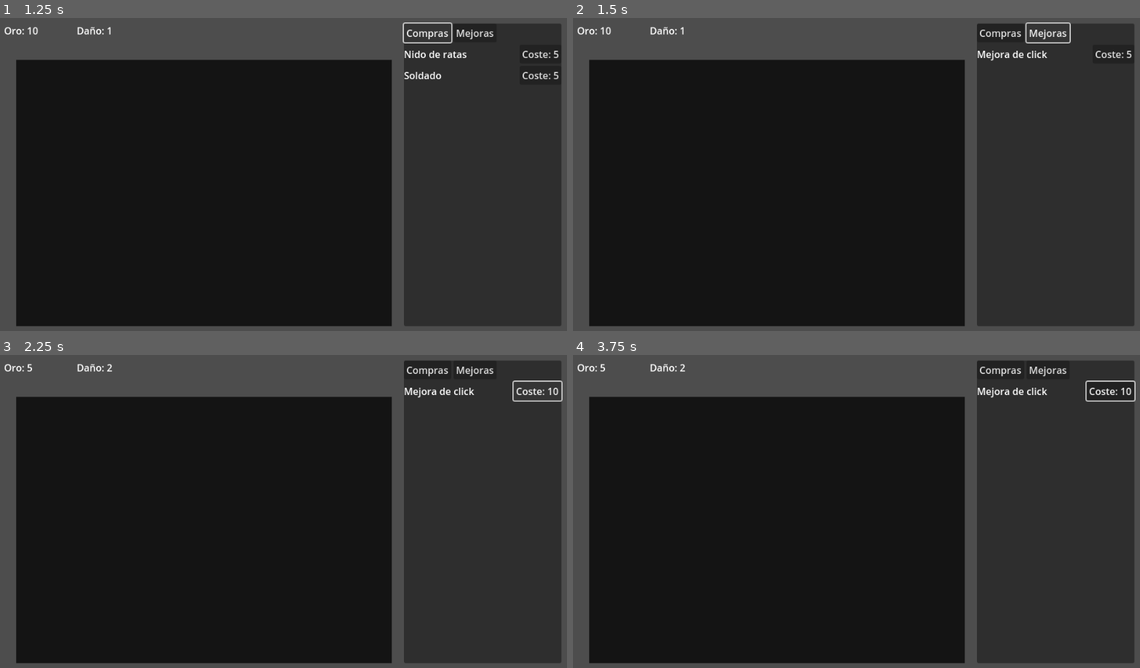
Above: before the commit, frames 1-4 (two rows, left to right).
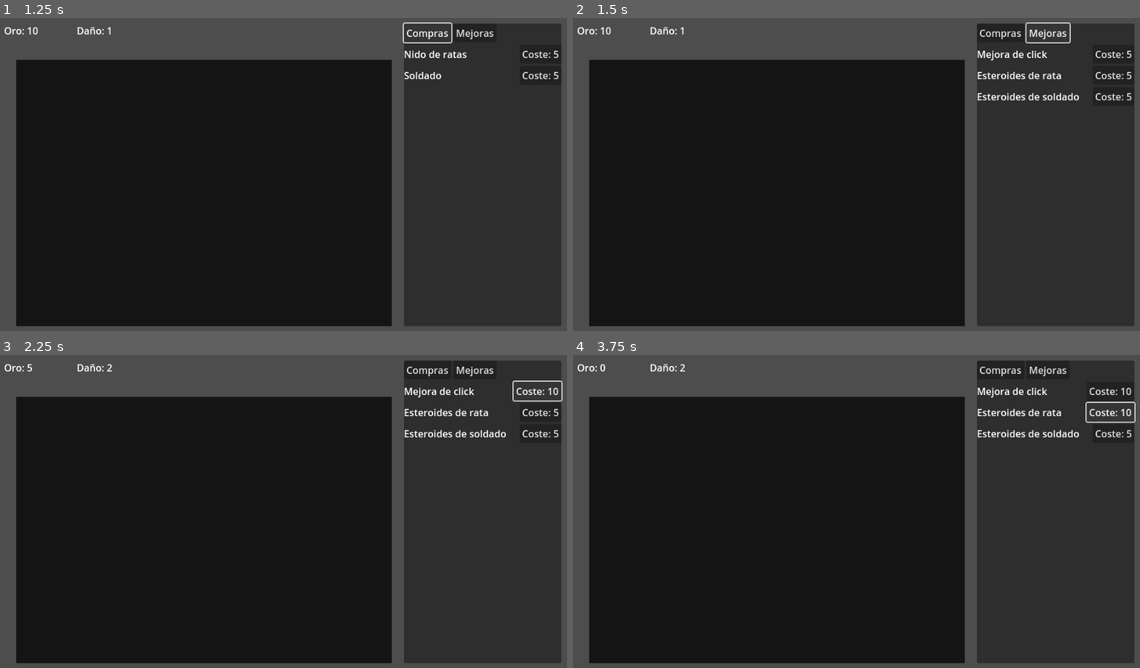
Above: after the commit, the same moments.

Repository: sbg93/Prueba
Game: Godot game, scene res://scenes/Main.tscn
Two runs of this game, one before a commit and one after it. Both use one fixed random seed, a clock stepped at 60 frames per second and the inputs below.
Inputs (mouse positions are in pixels of both pictures, inside the frame that each line leads up to):
- Up to frame 1 (1.25 s): click "Compras" at 0.5 s
- Up to frame 2 (1.5 s): click "Mejoras" at 1.25 s
- Up to frame 3 (2.25 s): click "Coste: 5" at 2 s
- Up to frame 4 (3.75 s): click "Coste: 10" at 2.75 s; click (1111, 411) at 3.5 s, where only the run after the commit has a clickable "Coste: 5"

Frame 1 is identical in both runs. In frame 2, 0.6% of the frame differs, in the area x 71-99%, y 17-27%; in frame 3, 0.6%; in frame 4, 0.9%, in the area x 4-100%, y 2-27%.

Commit message:
Add steroids upgrades for rats and soldiers

Diff:
--- a/scenes/Main.tscn
+++ b/scenes/Main.tscn
@@ -115,3 +115,27 @@
 [node name="ClickUpgradeButton" type="Button" parent="HUD/UIRoot/Sidebar/SidebarContent/UpgradesList/ClickUpgradeRow"]
 layout_mode = 2
 text = "5"
+
+[node name="RatSteroidsRow" type="HBoxContainer" parent="HUD/UIRoot/Sidebar/SidebarContent/UpgradesList"]
+layout_mode = 2
+
+[node name="RatSteroidsLabel" type="Label" parent="HUD/UIRoot/Sidebar/SidebarContent/UpgradesList/RatSteroidsRow"]
+layout_mode = 2
+size_flags_horizontal = 3
+text = "Esteroides de rata"
+
+[node name="RatSteroidsButton" type="Button" parent="HUD/UIRoot/Sidebar/SidebarContent/UpgradesList/RatSteroidsRow"]
+layout_mode = 2
+text = "5"
+
+[node name="SoldierSteroidsRow" type="HBoxContainer" parent="HUD/UIRoot/Sidebar/SidebarContent/UpgradesList"]
+layout_mode = 2
+
+[node name="SoldierSteroidsLabel" type="Label" parent="HUD/UIRoot/Sidebar/SidebarContent/UpgradesList/SoldierSteroidsRow"]
+layout_mode = 2
+size_flags_horizontal = 3
+text = "Esteroides de soldado"
+
+[node name="SoldierSteroidsButton" type="Button" parent="HUD/UIRoot/Sidebar/SidebarContent/UpgradesList/SoldierSteroidsRow"]
+layout_mode = 2
+text = "5"
--- a/scripts/Game.gd
+++ b/scripts/Game.gd
@@ -3,12 +3,17 @@
 const BASE_NEST_COST := 5
 const BASE_SOLDIER_COST := 5
 const BASE_CLICK_UPGRADE_COST := 5
+const BASE_RAT_STEROIDS_COST := 5
+const BASE_SOLDIER_STEROIDS_COST := 5
 
 const NEST_COST_MULTIPLIER := 2
 const SOLDIER_COST_MULTIPLIER := 2
 const CLICK_UPGRADE_MULTIPLIER := 2
-
-const RAT_GOLD_VALUE := 1
+const RAT_STEROIDS_MULTIPLIER := 2
+const SOLDIER_STEROIDS_MULTIPLIER := 2
+
+const BASE_RAT_GOLD_VALUE := 1
+const BASE_SOLDIER_DAMAGE := 1
 
 @export var playfield_rect := Rect2(Vector2(40, 80), Vector2(620, 440))
 
@@ -23,12 +28,18 @@
 @onready var rat_nest_button: Button = $HUD/UIRoot/Sidebar/SidebarContent/PurchasesList/RatNestRow/RatNestBuyButton
 @onready var soldier_button: Button = $HUD/UIRoot/Sidebar/SidebarContent/PurchasesList/SoldierRow/SoldierBuyButton
 @onready var click_upgrade_button: Button = $HUD/UIRoot/Sidebar/SidebarContent/UpgradesList/ClickUpgradeRow/ClickUpgradeButton
+@onready var rat_steroids_button: Button = $HUD/UIRoot/Sidebar/SidebarContent/UpgradesList/RatSteroidsRow/RatSteroidsButton
+@onready var soldier_steroids_button: Button = $HUD/UIRoot/Sidebar/SidebarContent/UpgradesList/SoldierSteroidsRow/SoldierSteroidsButton
 
 var gold := 10
 var click_damage := 1
 var nest_count := 0
 var soldier_count := 0
 var click_upgrade_count := 0
+var rat_steroids_count := 0
+var soldier_steroids_count := 0
+var rat_gold_bonus := 0
+var soldier_damage_bonus := 0
 
 var pending_purchase := ""
 var pending_cost := 0
@@ -45,6 +56,8 @@
 	rat_nest_button.pressed.connect(_on_buy_rat_nest_pressed)
 	soldier_button.pressed.connect(_on_buy_soldier_pressed)
 	click_upgrade_button.pressed.connect(_on_buy_click_upgrade_pressed)
+	rat_steroids_button.pressed.connect(_on_buy_rat_steroids_pressed)
+	soldier_steroids_button.pressed.connect(_on_buy_soldier_steroids_pressed)
 	_update_ui()
 	_show_purchases()
 
@@ -102,7 +115,7 @@
 	return nearest
 
 func _on_rat_died() -> void:
-	gold += RAT_GOLD_VALUE
+	gold += BASE_RAT_GOLD_VALUE + rat_gold_bonus
 	_update_ui()
 
 func _on_purchases_tab_pressed() -> void:
@@ -142,6 +155,25 @@
 	gold -= cost
 	click_upgrade_count += 1
 	click_damage += 1
+	_update_ui()
+
+func _on_buy_rat_steroids_pressed() -> void:
+	var cost := _get_rat_steroids_cost()
+	if gold < cost:
+		return
+	gold -= cost
+	rat_steroids_count += 1
+	rat_gold_bonus += 1
+	_update_ui()
+
+func _on_buy_soldier_steroids_pressed() -> void:
+	var cost := _get_soldier_steroids_cost()
+	if gold < cost:
+		return
+	gold -= cost
+	soldier_steroids_count += 1
+	soldier_damage_bonus += 1
+	_update_soldier_damage()
 	_update_ui()
 
 func _place_pending_purchase(click_pos: Vector2) -> void:
@@ -170,6 +202,8 @@
 	var soldier := soldier_scene.instantiate()
 	soldier.position = spawn_pos
 	soldier.game = self
+	if "attack_damage" in soldier:
+		soldier.attack_damage = BASE_SOLDIER_DAMAGE + soldier_damage_bonus
 	playfield.add_child(soldier)
 
 func _update_ui() -> void:
@@ -178,6 +212,8 @@
 	rat_nest_button.text = _format_cost(_get_nest_cost())
 	soldier_button.text = _format_cost(_get_soldier_cost())
 	click_upgrade_button.text = _format_cost(_get_click_upgrade_cost())
+	rat_steroids_button.text = _format_cost(_get_rat_steroids_cost())
+	soldier_steroids_button.text = _format_cost(_get_soldier_steroids_cost())
 
 func _get_nest_cost() -> int:
 	return int(BASE_NEST_COST * pow(NEST_COST_MULTIPLIER, nest_count))
@@ -188,5 +224,16 @@
 func _get_click_upgrade_cost() -> int:
 	return int(BASE_CLICK_UPGRADE_COST * pow(CLICK_UPGRADE_MULTIPLIER, click_upgrade_count))
 
+func _get_rat_steroids_cost() -> int:
+	return int(BASE_RAT_STEROIDS_COST * pow(RAT_STEROIDS_MULTIPLIER, rat_steroids_count))
+
+func _get_soldier_steroids_cost() -> int:
+	return int(BASE_SOLDIER_STEROIDS_COST * pow(SOLDIER_STEROIDS_MULTIPLIER, soldier_steroids_count))
+
+func _update_soldier_damage() -> void:
+	for soldier in get_tree().get_nodes_in_group("soldiers"):
+		if "attack_damage" in soldier:
+			soldier.attack_damage = BASE_SOLDIER_DAMAGE + soldier_damage_bonus
+
 func _format_cost(cost: int) -> String:
 	return "Coste: %d" % cost
--- a/scripts/Soldier.gd
+++ b/scripts/Soldier.gd
@@ -11,6 +11,7 @@
 var _attack_stream: AudioStreamGenerator
 
 func _ready() -> void:
+	add_to_group("soldiers")
 	_attack_stream = AudioStreamGenerator.new()
 	_attack_stream.mix_rate = 44100
 	_attack_stream.buffer_length = 0.3
